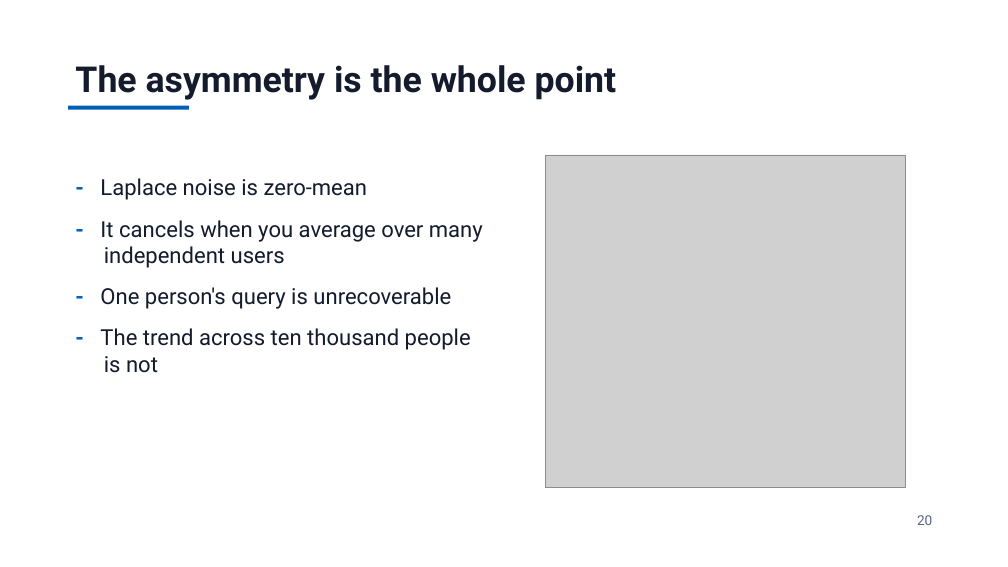
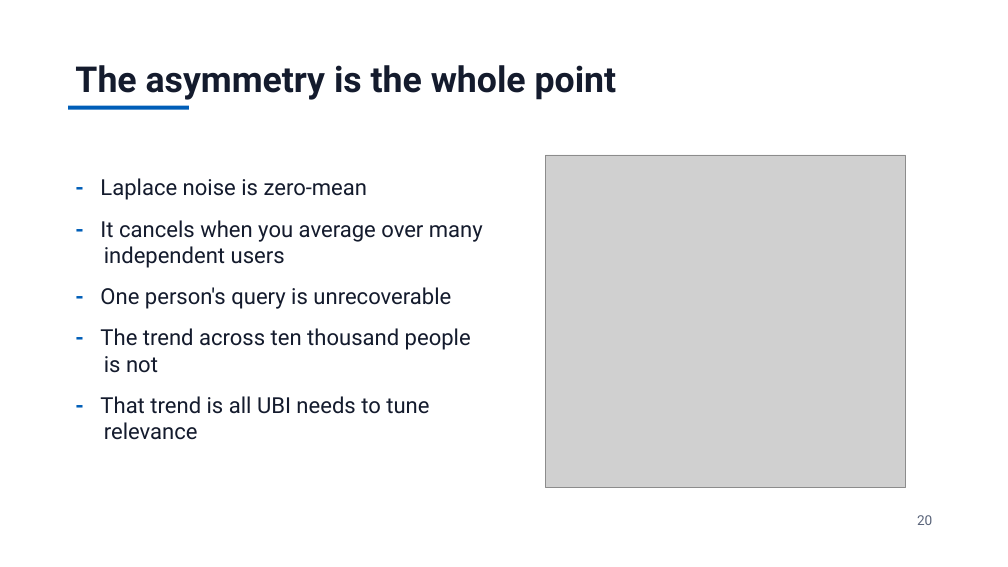
Before and after one commit to jzonthemtn/ldp-for-search, a slide deck: slide 20 of ldp_for_search_slides.pptx. Drawn at 1008x567 pixels with LibreOffice and Linux fonts; fonts in the diff are those of the drawing; grey boxes stand for pictures. Boxes give left, top, right and bottom in pixels: in the first picture for what was removed or moved away, otherwise in the second. Text is boxed around its words. In the diff, an @@ line names an element or a change of style, - is before the commit and + after.

```diff
--- a/ldp_for_search_slides.pptx
+++ b/ldp_for_search_slides.pptx
@@ text at box(100, 396, 429, 440): paragraph added @@
+- That trend is all UBI needs to tune relevance
```
Also in this commit, not shown: 14 other slides changed, 9 other files.
